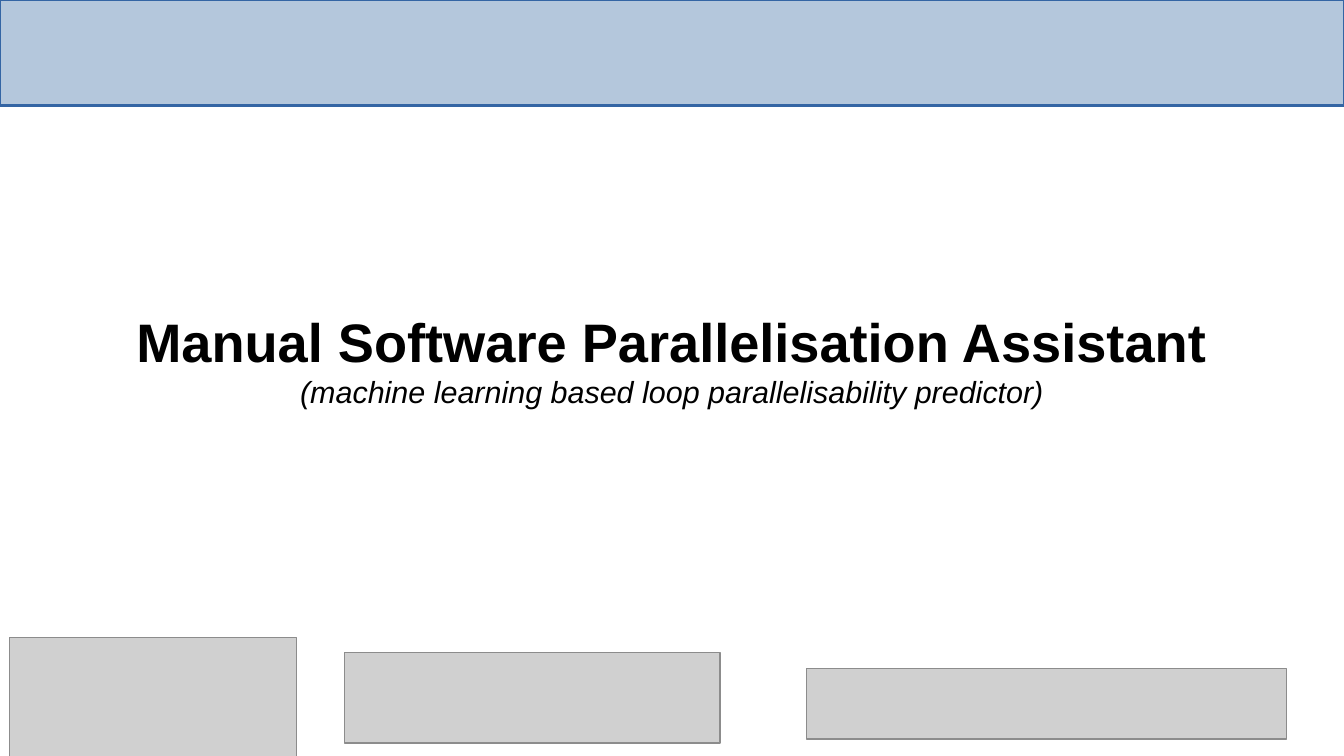
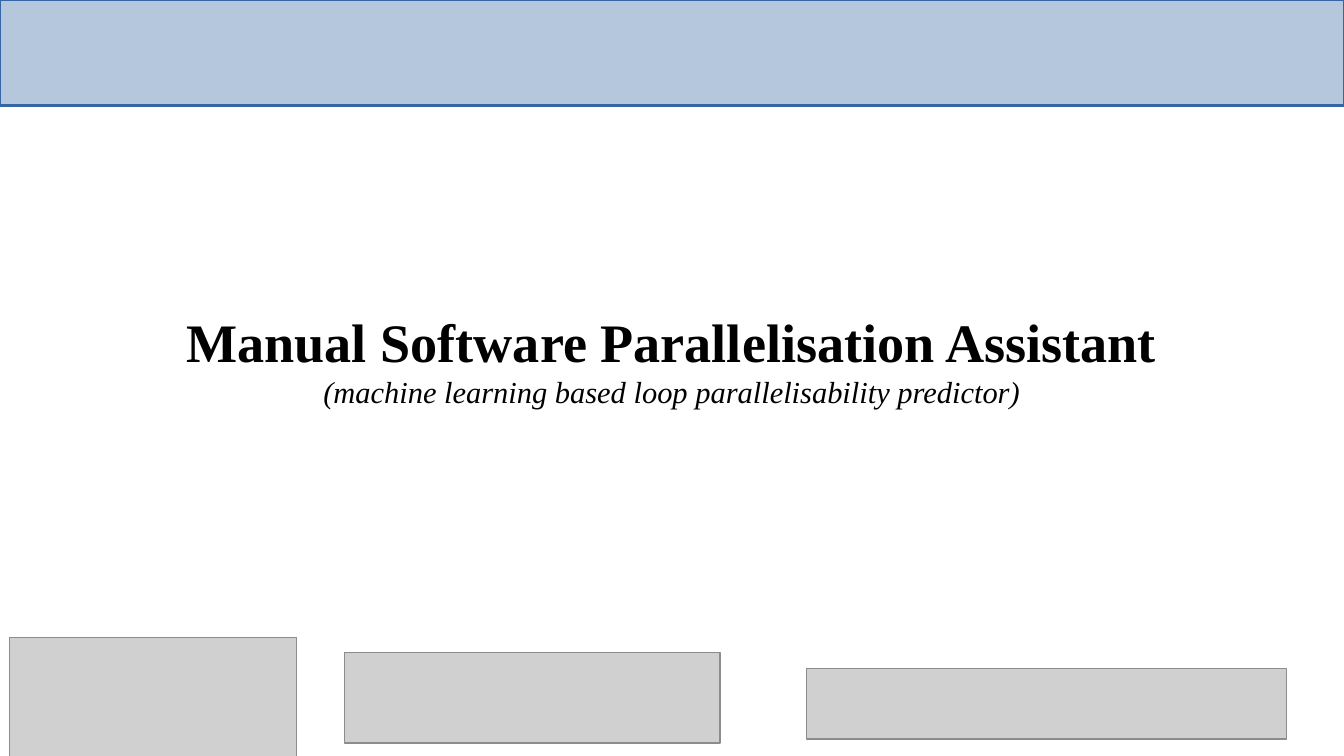
Before and after one commit to harel-coffee/PParMetrics-auto, a slide deck: slide 1 of doc/HiSilicon_Huawei_meeting/presentation.odp. Drawn at 1344x756 pixels with LibreOffice and Linux fonts; fonts in the diff are those of the drawing; grey boxes stand for pictures. Boxes give left, top, right and bottom in pixels: in the first picture for what was removed or moved away, otherwise in the second. Text is boxed around its words. In the diff, an @@ line names an element or a change of style, - is before the commit and + after.

Commit message:
[!] Updated HiSilicon/Huawei presentation

```diff
--- a/doc/HiSilicon_Huawei_meeting/presentation.odp
+++ b/doc/HiSilicon_Huawei_meeting/presentation.odp
@@ title "Manual Software Parallelisation Assistant (machine ..." at (186,324,1156,410): font Arial to Times New Roman @@
```
Also in this commit, not shown: 15 slides added, 3 slides removed, 7 other files.
